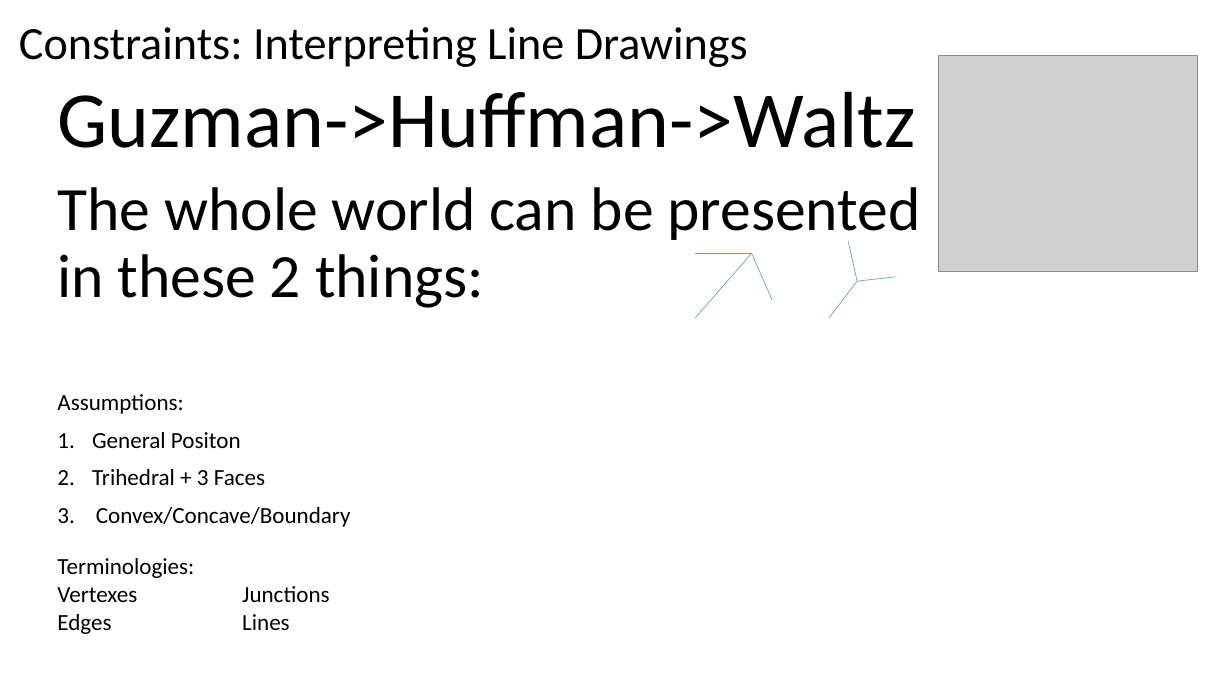
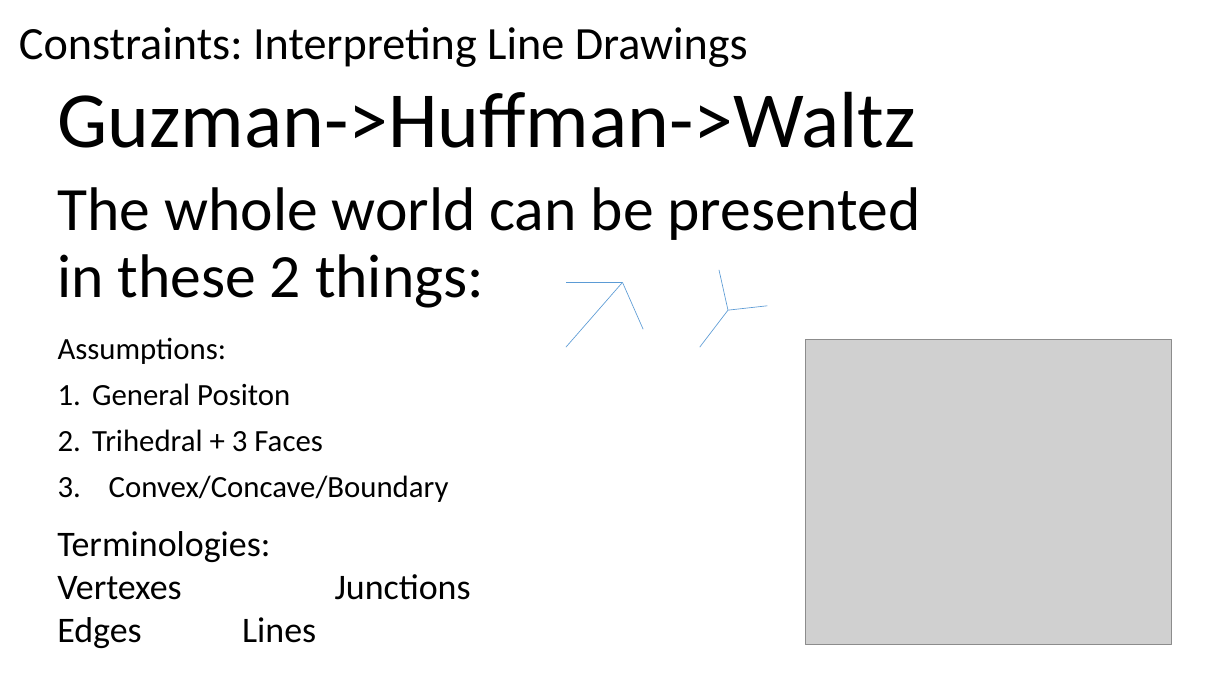
Before and after one commit to renshan2/accesspy, a slide deck: slide 39 of AI-ML-DL/Machine Learning.pptx. Drawn at 1232x693 pixels with LibreOffice and Linux fonts; fonts in the diff are those of the drawing; grey boxes stand for pictures. Boxes give left, top, right and bottom in pixels: in the first picture for what was removed or moved away, otherwise in the second. Text is boxed around its words. In the diff, an @@ line names an element or a change of style, - is before the commit and + after.

Commit message:
ml file

```diff
--- a/AI-ML-DL/Machine Learning.pptx
+++ b/AI-ML-DL/Machine Learning.pptx
@@ 6 lines: place and size @@
-6 lines at [695, 241, 897, 318]
+6 lines at [567, 270, 767, 348]
@@ text "Assumptions:": place and size @@
-text "Assumptions:" at [57, 394, 351, 527]
+text "Assumptions:" at [58, 337, 449, 502]
@@ text "Assumptions:" at [58, 337, 449, 502]: size 18 to 24 pt @@
@@ picture: place and size @@
-picture at [938, 55, 1198, 272]
+picture at [805, 339, 1172, 644]
@@ text "Terminologies:": place and size @@
-text "Terminologies:" at [57, 558, 330, 630]
+text "Terminologies:" at [57, 531, 471, 648]
@@ text "Terminologies:" at [57, 531, 471, 648]: size 18 to 28 pt @@
```
Also in this commit, not shown: 1 slide added.
